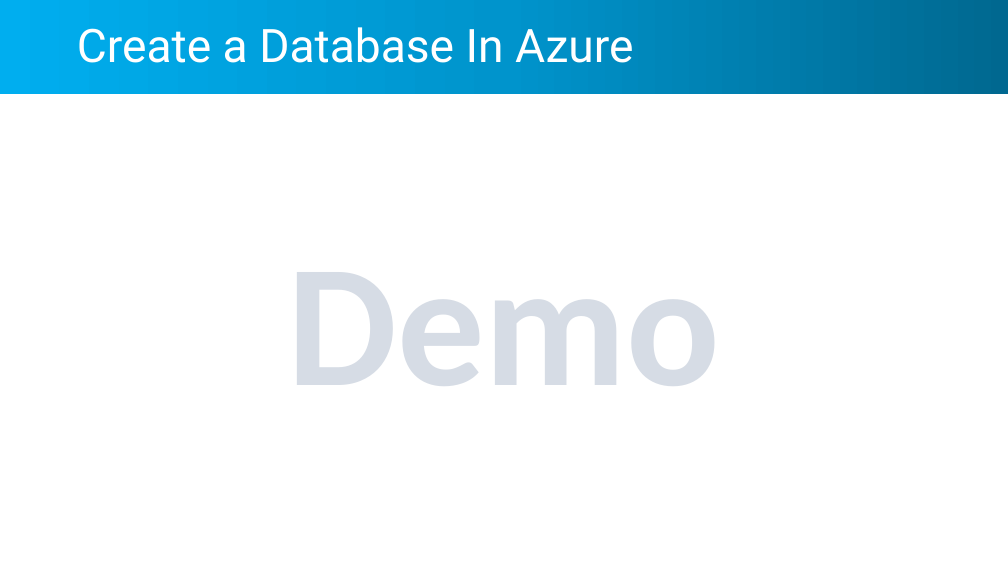
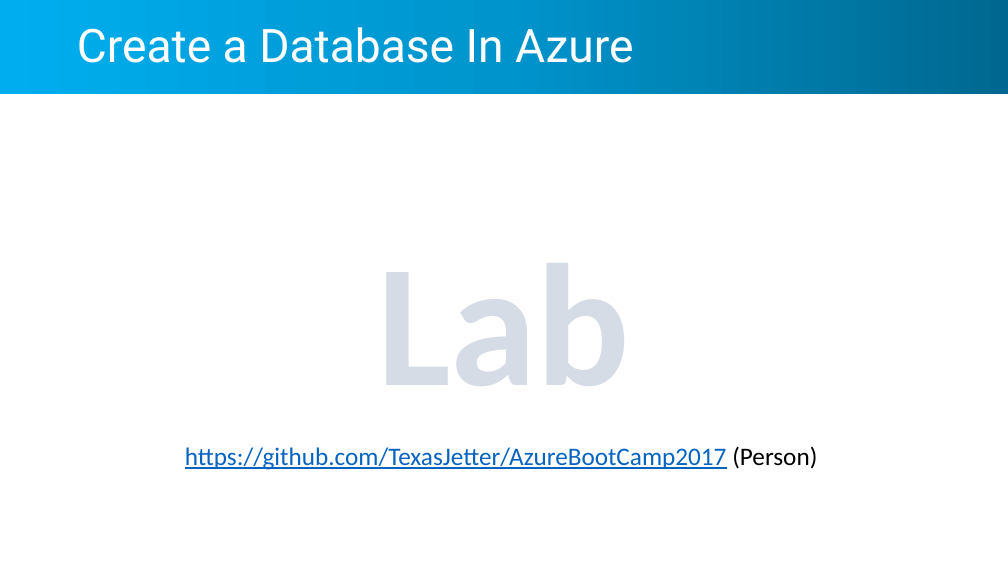
Before and after one commit to TexasJetter/AzureBootCamp2017, a slide deck: slide 14 of Azure Bootcamp San Fransciso April 2017.pptx (slide 13 before the commit). Drawn at 1008x567 pixels with LibreOffice and Linux fonts; fonts in the diff are those of the drawing; background and template pictures are left out. Boxes give left, top, right and bottom in pixels: in the first picture for what was removed or moved away, otherwise in the second. Text is boxed around its words. In the diff, an @@ line names an element or a change of style, - is before the commit and + after.

```diff
--- a/Azure Bootcamp San Fransciso April 2017.pptx
+++ b/Azure Bootcamp San Fransciso April 2017.pptx
@@ text at (377, 263, 630, 386): text changed @@
-Demo
+Lab
@@ text added at (185, 446, 817, 470), 24 pt, text #0563C1, underline @@
+https://github.com/TexasJetter/AzureBootCamp2017 (Person)
```
Also in this commit, not shown: 1 other slide changed, 1 slide added.
